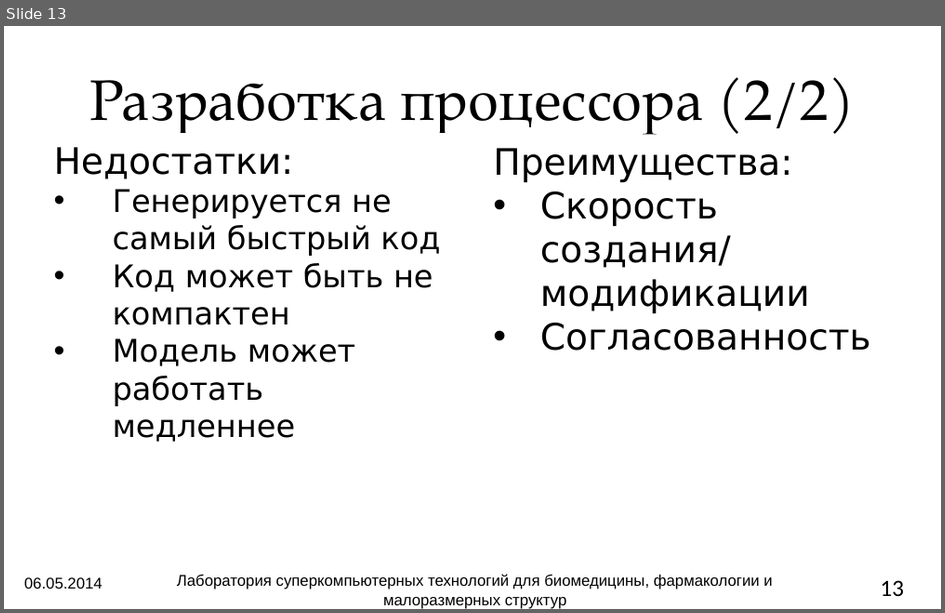
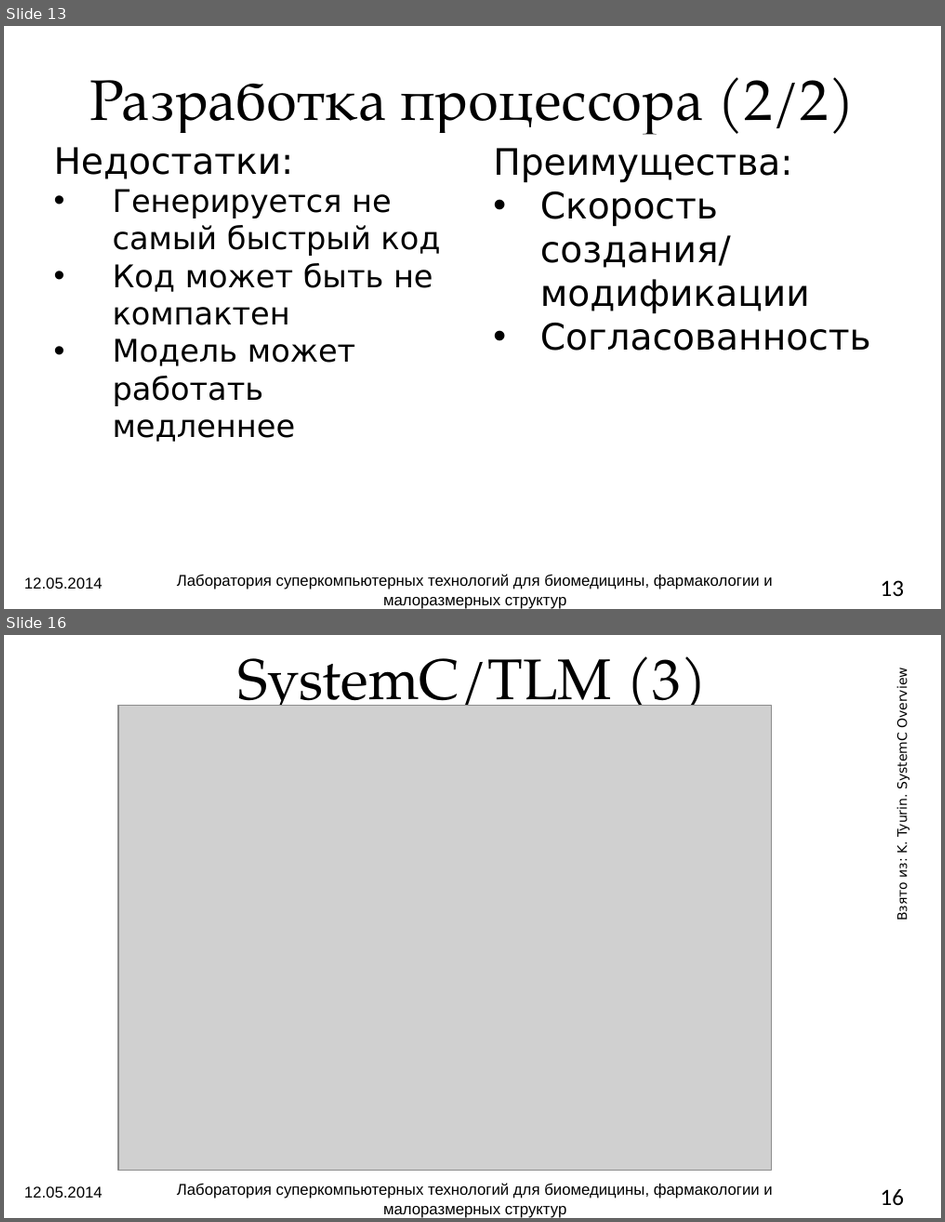
Before and after one commit to atakua/simlectures-archive, a slide deck: lecture12-languages/lecture12-languages.pptx. Shown one above the other, each under a label of ours: slide 13 before the commit, slides 13 and 16 after it; the slides between them are not shown. The pictures are 945x613 and 945x1222 pixels, drawn with LibreOffice and Linux fonts; fonts in the diff are those of the drawing; grey boxes stand for pictures; background and template pictures are left out. Boxes give left, top, right and bottom in pixels: in the first picture for what was removed or moved away, otherwise in the second. Text is boxed around its words. In the diff, an @@ line names an element or a change of style, - is before the commit and + after.

```diff
--- a/lecture12-languages/lecture12-languages.pptx
+++ b/lecture12-languages/lecture12-languages.pptx
@@ slide 16 added at [4, 635, 941, 1218], background picture (left out) @@
@@ title added at [237, 656, 707, 720], 44 pt, text #000000 @@
+SystemC/TLM (3)
@@ text added at [895, 673, 910, 920], 10 pt, text #000000 @@
+Взято из: K. Tyurin. SystemC Overview
@@ picture added at [118, 706, 772, 1171] @@
@@ text added at [24, 1186, 103, 1198], 12 pt, text #000000 @@
+12.05.2014
@@ text added at [177, 1183, 772, 1218], 12 pt, text #000000 @@
+Лаборатория суперкомпьютерных технологий для биомедицины, фармакологии и малоразмерных структур
@@ page number added at [881, 1189, 905, 1206], 18 pt, text #000000 @@
+16
@@ slide 13 changed as well @@
@@ text at [24, 577, 103, 589]: text changed @@
-06.05.2014
+12.05.2014
```
Also in this commit, not shown: 17 other slides changed, 2 other slides added, 1 other file.
